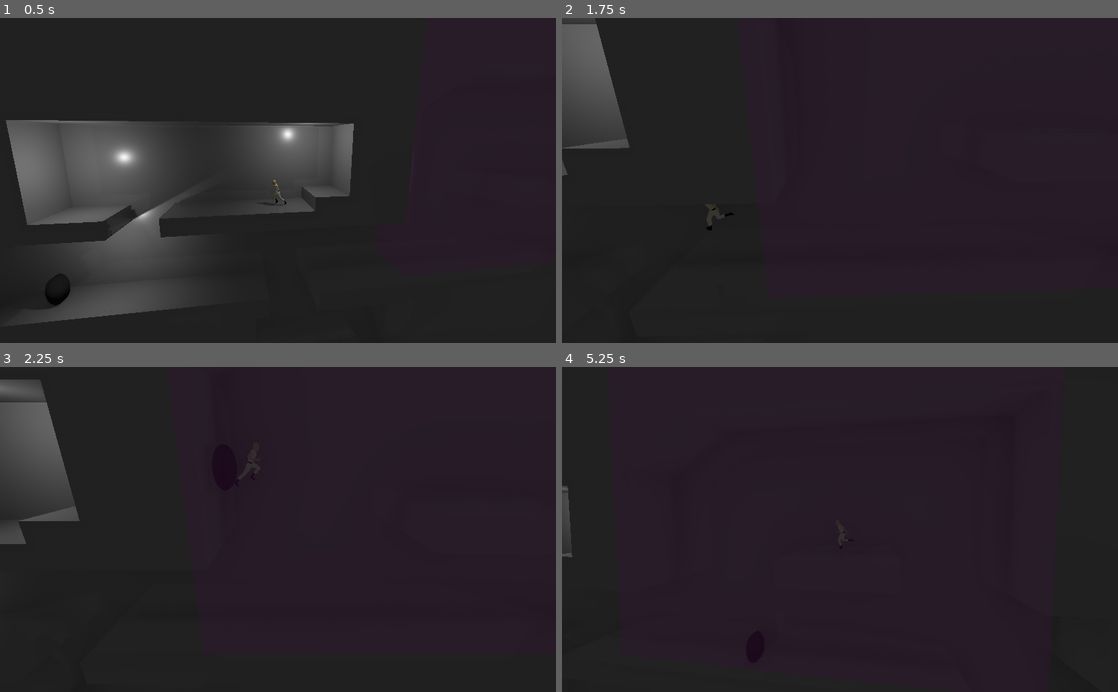
Above: before the commit, frames 1-4 (two rows, left to right).
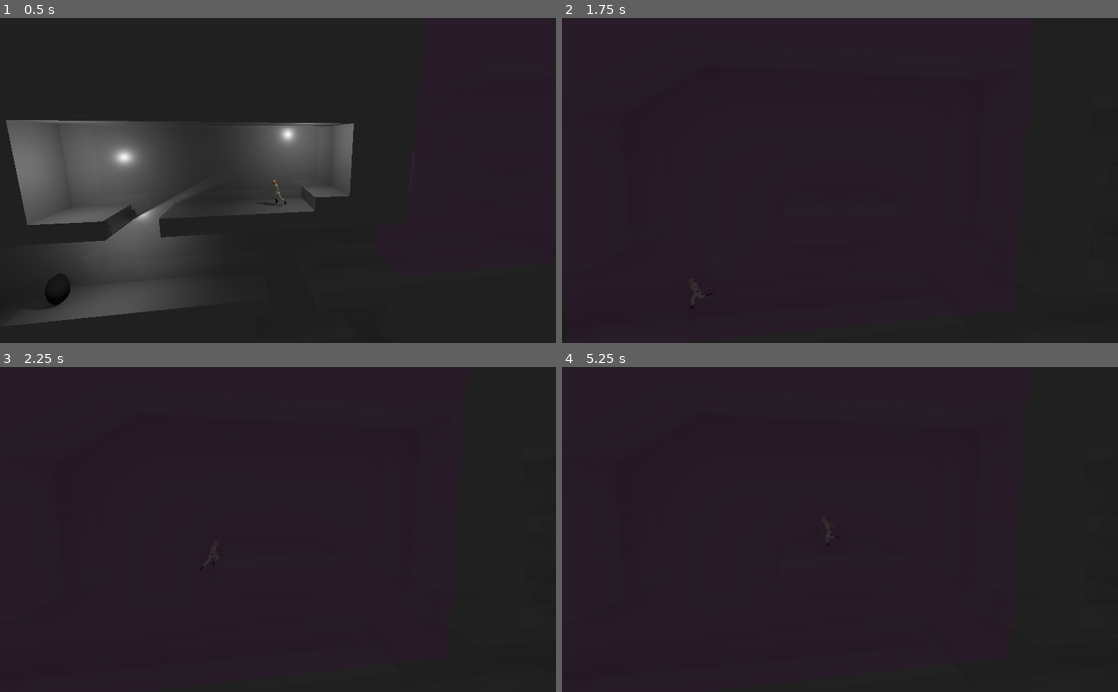
Above: after the commit, the same moments.

Repository: pfirsich/GameOff2019
Game: Godot game, scene res://Main.tscn
Two runs of this game, one before a commit and one after it. Both use one fixed random seed, a clock stepped at 60 frames per second and the inputs below.
Inputs (mouse positions are in pixels of both pictures, inside the frame that each line leads up to):
- Up to frame 1 (0.5 s): no input
- Up to frame 2 (1.75 s): move the mouse to (962, 164) at 0.52 s; hold D (move_right) 0.53-1.28 s; click (962, 164) at 0.6 s; tap Space (jump) at 0.77, 1.52 s; move the mouse to (728, 196) at 1.27 s; hold A (move_left) from 1.28 s (still down); click (728, 196) at 1.35 s
- Up to frame 3 (2.25 s): move the mouse to (333, 458) at 2.02 s; release A (move_left) at 2.03 s; hold D (move_right) from 2.03 s (still down); click (333, 458) at 2.1 s
- Up to frame 4 (5.25 s): move the mouse to (812, 594) at 2.77 s; click (812, 594) at 2.85 s; tap Space (jump) at 3.02, 3.77, 4.52 s; tap Enter at 3.5 s; move the mouse to (1006, 578) at 3.52 s; release D (move_right) at 3.53 s; hold A (move_left) from 3.53 s (still down); click (1006, 578) at 3.6 s; move the mouse to (673, 480) at 4.27 s; click (673, 480) at 4.35 s; move the mouse to (867, 529) at 5.02 s; click (867, 529) at 5.1 s

Frame 1 is identical in both runs. In frame 2, 3.6% of the frame differs, in the area x 0-31%, y 0-90%; in frame 3, 4.4%, in the area x 0-15%, y 3-55%; in frame 4, 0.3%.

Commit message:
Improve AI

Diff:
--- a/godot/Character.gd
+++ b/godot/Character.gd
@@ -9,7 +9,6 @@
 export var JUMP_HEIGHT = 1.0
 export var JUMP_DURATION = 0.5
 export var TURNAROUND_ACCEL_FACTOR = 3.0
-export var TELEPORT_DISTANCE = 4.0
 export var TELEPORT_VELOCITY = 2.0
 export var CUSHION_SIZE = 0.35
 
@@ -59,27 +58,32 @@
         move_and_slide(Vector3(velocity.x, velocity.y, 0), Vector3(0, 1, 0), true)
         set_translation(zero_z(get_translation()))
 
+func mark_force(pos, col):
+    get_node("../MarkerSpawner").mark(pos, col)
+
 func mark(pos, col):
     if show_markers:
-        get_node("../MarkerSpawner").mark(pos, col)
+        mark_force(pos, col)
+
+func raycast_level(from, to):
+    var space_state = get_world().direct_space_state
+    return space_state.intersect_ray(from, to, [self], 2)
 
 func is_inside(position):
-    var space_state = get_world().direct_space_state
     var pos = get_translation()
-    var hit = space_state.intersect_ray(pos, pos + CHECK_INSIDE_DEPTH * Vector3(0, 0, 1), [self])
+    var hit = raycast_level(pos, pos + CHECK_INSIDE_DEPTH * Vector3(0, 0, 1))
     return !hit.empty() # hit => we are inside
 
-func get_teleport_pos(teleport_dir):
-    var target_pos = get_translation() + teleport_dir * TELEPORT_DISTANCE
+func get_teleport_pos(target_pos):
+    var teleport_dir = zero_z(target_pos - get_translation()).normalized()
     mark(target_pos, "y")
     var last_hit = {"position": get_translation(), "normal": teleport_dir}
-    var space_state = get_world().direct_space_state
     var inside = is_inside(get_translation())
     while true: # TODO: limit this?
         # Add some bias to the starting position, so we don't start
         # inside the polygon when we start from a later hit
         var start_pos = last_hit["position"] + 1e-5*teleport_dir
-        var hit = space_state.intersect_ray(start_pos, target_pos, [self])
+        var hit = raycast_level(start_pos, target_pos)
         if !hit.empty():
             mark(hit["position"], "g")
             last_hit = hit
@@ -102,16 +106,17 @@
             var push_dist = CUSHION_SIZE - (hit["position"] - pos).length()
             set_translation(pos - push_dist * dir)
 
-func teleport(teleport_dir):
+func teleport(target_pos):
     var backup_pos = get_translation()
     # zero z everywhere to glitch out less
-    teleport_dir = zero_z(teleport_dir)
-    var teleport_pos = zero_z(get_teleport_pos(teleport_dir))
+    target_pos = zero_z(target_pos)
+    var teleport_pos = zero_z(get_teleport_pos(target_pos))
     mark(teleport_pos, "r")
     set_translation(teleport_pos)
     teleport_pos = apply_cushion()
     mark(get_translation(), "p")
     # TODO: Teleport into floor (diagonal). Slide?
+    var teleport_dir = zero_z(target_pos - get_translation()).normalized()
     move_and_collide(teleport_dir * 1e-2)
     # If we fucked up, just undo the teleport (add feedback later)
     if is_inside(get_translation()):
--- a/godot/Enemy.gd
+++ b/godot/Enemy.gd
@@ -7,6 +7,10 @@
 export var FAR_TELEPORT_TARGET_DISTANCE = 4.5
 export var NEAR_TELEPORT_DISTANCE = 3.0
 export var ATTACK_DURATION = 1.5
+export var TELEPORT_REACTION_TIME = 1.5
+export var GROUND_RAYCAST_LOOKAHEAD = 0.5
+export var GROUND_RAYCAST_LENGTH = 2.0
+export var MOVE_X_THRESH = 0.2
 
 enum STATE {
     WAIT,
@@ -14,9 +18,14 @@
     ATTACK,
 }
 
+enum EVENT {
+    TELEPORT,
+}
+
 var state_update_funcs = {}
 var state_data = {}
 var current_state = STATE.WAIT
+var event_queue = []
 
 func is_in_range(position, distance):
     var rel = position - get_translation()
@@ -30,22 +39,24 @@
 
     return true
 
-func is_position_visible(position, distance):
+func is_position_visible(position, distance=null):
+    if distance == null:
+        distance = VIEW_DISTANCE
+
     if !is_in_range(position, distance):
         return false
     print("is_in_range!")
 
-    var space_state = get_world().direct_space_state
-    var hit = space_state.intersect_ray(get_translation(), position, [self])
-    return hit.empty() # No line of sight
+    return raycast_level(get_translation(), position).empty() # No line of sight
 
-func is_player_visible(player, distance):
+func is_player_visible(player, distance=null):
+    if distance == null:
+        distance = VIEW_DISTANCE
+
     if !is_in_range(player.get_translation(), distance):
         return false
 
-    var space_state = get_world().direct_space_state
-    var hit = space_state.intersect_ray(get_translation(), player.get_translation(), [self, player])
-    return hit.empty() # No line of sight
+    return raycast_level(get_translation(), player.get_translation()).empty() # No line of sight
 
 func state_init_wait():
     print("state_init_wait")
@@ -54,62 +65,70 @@
 func state_update_wait(delta):
     var players = get_tree().get_nodes_in_group("player")
 
-    # Transitions
     for player in players:
         if is_player_visible(player, VIEW_DISTANCE):
             return state_init_chase(player)
 
-    # State Update
+    move_x(0, delta) # brake
     return STATE.WAIT
 
 func teleport_towards(player, distance):
     var dir = (player.get_translation() - get_translation()).normalized()
     teleport(dir)
 
-func state_init_chase(player):
+func state_init_chase(player, last_seen_position=null):
     print("state_init_chase")
+    if last_seen_position == null:
+        last_seen_position = player.get_translation()
     state_data[STATE.CHASE] = {
         "chased_player": player,
-        "last_seen_position": player.get_translation(),
+        "last_seen_position": last_seen_position,
     }
     return STATE.CHASE
 
 func state_update_chase(delta):
     var data = state_data[STATE.CHASE]
+    var chased_player = data["chased_player"]
+    var lsp = data["last_seen_position"]
     var pos = get_translation()
 
-    # Transitions
-    if is_player_visible(data["chased_player"], ATTACK_DIST):
-        print("ATTACK")
+    if is_player_visible(chased_player, ATTACK_DIST):
         return state_init_attack()
-    if (data["last_seen_position"] - pos).length() < LETOFF_DISTANCE:
-        print("LETOFF")
-        return STATE.WAIT
 
-    # State update
-    var chased_player = data["chased_player"]
-    if is_player_visible(data["chased_player"], VIEW_DISTANCE):
-        data["last_seen_position"] = data["chased_player"].get_translation()
+    if is_player_visible(chased_player):
+        print("visible - chase!")
+        lsp = chased_player.get_translation()
+        data["last_seen_position"] = lsp
+        if (lsp - pos).length() > FAR_TELEPORT_DISTANCE:
+            # only on similar height
+            # if the player is visible on a different height,
+            # it will probably not be visible for long and we will not
+            # teleport into the air
+            if abs(lsp.y - pos.y) <= 0.1: # whatever
+                var teleport_vec = FAR_TELEPORT_TARGET_DISTANCE * (lsp - pos).normalized()
+                teleport(pos + teleport_vec)
     else:
-        # We don't see the player, but we might see that last teleports
-        for i in range(chased_player.last_teleports.size() - 1, -1, -1):
-            var t = chased_player.last_teleports[i]
-            if is_position_visible(t["start_pos"], VIEW_DISTANCE):
-                data["last_seen_position"] = t["end_pos"]
-                break
-
-    var lsp = data["last_seen_position"]
-    if (lsp - pos).length() > FAR_TELEPORT_DISTANCE:
-        print("far teleport")
-        teleport_towards(chased_player, FAR_TELEPORT_TARGET_DISTANCE)
+        print("TELEPORT")
+        teleport(lsp)
         return STATE.CHASE
 
-    if (lsp - pos).length() < NEAR_TELEPORT_DISTANCE:
-        print("near teleport")
-        teleport_towards(chased_player, 0)
-        return STATE.CHASE
+    var ahead = Vector3(velocity.x, 0.0, 0.0).normalized()
+    var start_pos = get_translation() + GROUND_RAYCAST_LOOKAHEAD * ahead
+    var end_pos = start_pos - Vector3(0, GROUND_RAYCAST_LENGTH, 0)
+    var hit = raycast_level(start_pos, end_pos)
+    mark(start_pos, "g")
+    mark(end_pos, "b")
+    if !hit.empty(): # don't run off cliffs
+        var delta_x = lsp.x - pos.x
+        if abs(delta_x) > MOVE_X_THRESH:
+            print("move")
+            move_x(sign(delta_x), delta)
+        else:
+            print("wait")
+            return STATE.WAIT
+    else:
+        print("cliff")
 
-    move_x(sign(chased_player.get_translation().x - pos.x), delta)
     return STATE.CHASE
 
 func state_init_attack():
@@ -124,6 +143,7 @@
         return state_init_wait()
 
     state_data[STATE.ATTACK]["timeout"] -= delta
+    move_x(0, delta) # brake
     return STATE.ATTACK
 
 func _ready():
@@ -141,3 +161,23 @@
     current_state = state_update_funcs[current_state].call_func(delta)
     apply_gravity(delta)
     integrate(delta)
+
+    for event in event_queue:
+        event["timeout"] -= delta
+
+    while !event_queue.empty() and event_queue.front()["timeout"] <= 0:
+        var event = event_queue.front()
+        match event["type"]:
+            EVENT.TELEPORT:
+                current_state = state_init_chase(event["player"], event["to_pos"])
+        event_queue.pop_front()
+
+func on_Player_teleport(player, from_pos, to_pos):
+    if is_position_visible(from_pos):
+        event_queue.push_back({
+            "type": EVENT.TELEPORT,
+            "timeout": TELEPORT_REACTION_TIME,
+            "player": player,
+            "from_pos": from_pos,
+            "to_pos": to_pos,
+        })
--- a/godot/Enemy.tscn
+++ b/godot/Enemy.tscn
@@ -11,7 +11,10 @@
 [sub_resource type="SpatialMaterial" id=3]
 albedo_color = Color( 0.192157, 0.192157, 0.192157, 1 )
 
-[node name="Enemy" type="KinematicBody"]
+[node name="Enemy" type="KinematicBody" groups=[
+"enemy",
+]]
+collision_mask = 3
 script = ExtResource( 1 )
 
 [node name="CollisionShape" type="CollisionShape" parent="."]
--- a/godot/Player.gd
+++ b/godot/Player.gd
@@ -1,5 +1,6 @@
 extends "res://Character.gd"
 
+export var TELEPORT_DISTANCE = 4.0
 export var TELEPORT_LOG_TIMEOUT = 1.5
 
 export var has_upgrade_teleport = true
@@ -37,14 +38,6 @@
 
     if has_upgrade_teleport and Input.is_action_just_pressed("teleport"):
         var start_pos = get_translation()
-        teleport(get_teleport_dir())
-        last_teleports.push_back({
-            "start_pos": start_pos,
-            "end_pos": get_translation(),
-            "lifetime": TELEPORT_LOG_TIMEOUT,
-        })
-
-    for lt in last_teleports:
-        lt["lifetime"] -= delta
-    while !last_teleports.empty() && last_teleports.front()["lifetime"] <= 0:
-        last_teleports.pop_front()
+        teleport(get_translation() + TELEPORT_DISTANCE * get_teleport_dir())
+        for enemy in get_tree().get_nodes_in_group("enemy"):
+            enemy.on_Player_teleport(self, start_pos, get_translation())
--- a/godot/Player.tscn
+++ b/godot/Player.tscn
@@ -8,7 +8,7 @@
 
 [node name="Player" type="KinematicBody"]
 collision_layer = 513
-collision_mask = 513
+collision_mask = 515
 
 [node name="PlayerModel" parent="." instance=ExtResource( 1 )]
 transform = Transform( -1.09278e-08, 0, 0.25, 0, 0.25, 0, -0.25, 0, -1.09278e-08, 0, 0, 0 )
--- a/godot/Station.tscn
+++ b/godot/Station.tscn
@@ -10,13 +10,14 @@
 [sub_resource type="ConcavePolygonShape" id=2]
 data = PoolVector3Array( 0.2083, -0.0417, -0.5, -0.0417, -0.0417, -0.5, -0.0417, -0.0208, -0.5, 0.2083, -0.0208, -0.5,  …(64920 unchanged characters)…
 
-[node name="Station" index="0" instance=ExtResource( 1 )]
+[node name="Station" instance=ExtResource( 1 )]
 
 [node name="Station" parent="." index="0"]
 transform = Transform( 24, 0, 0, 0, 24, 0, 0, 0, 1, 0, 0, -0.25 )
 material/0 = SubResource( 1 )
 
 [node name="StaticBody" type="StaticBody" parent="Station" index="0"]
+collision_layer = 2
 
 [node name="CollisionShape" type="CollisionShape" parent="Station/StaticBody" index="0"]
 shape = SubResource( 2 )
